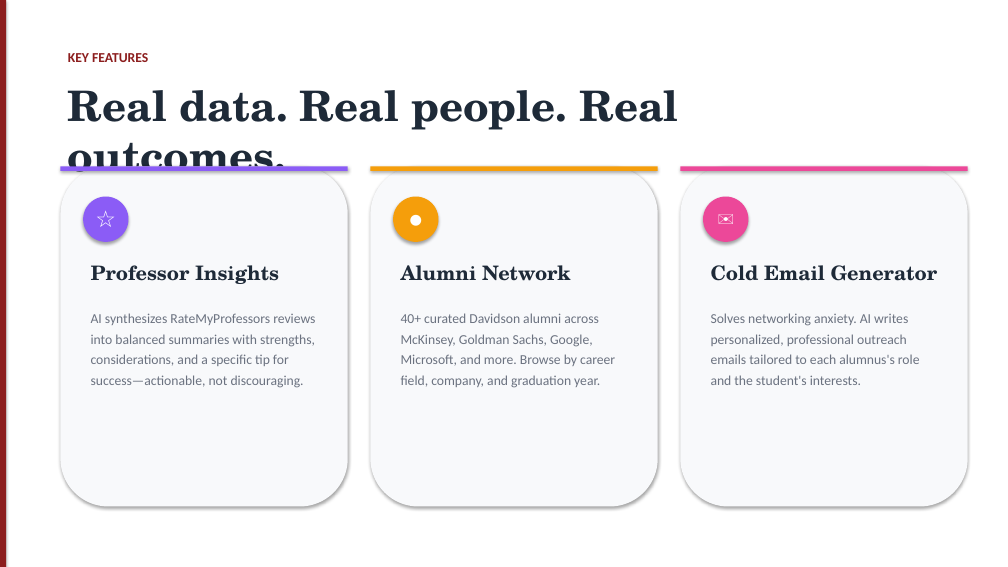
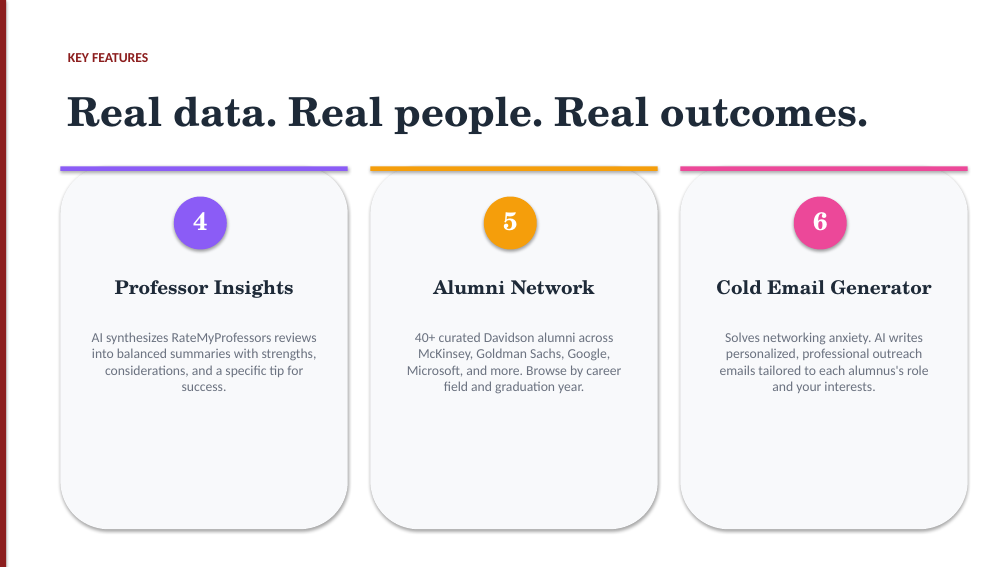
Before and after one commit to Hades-c/MakeItSo, a slide deck: slide 5 of MakeItSo_Pitch_Deck.pptx. Drawn at 1008x567 pixels with LibreOffice and Linux fonts; fonts in the diff are those of the drawing. Boxes give left, top, right and bottom in pixels: in the first picture for what was removed or moved away, otherwise in the second. Text is boxed around its words. In the diff, an @@ line names an element or a change of style, - is before the commit and + after.

```diff
--- a/MakeItSo_Pitch_Deck.pptx
+++ b/MakeItSo_Pitch_Deck.pptx
@@ text "Real data. Real people. Real ..." at [68,96,869,134]: size 40 to 38 pt; line spacing 48pt to 1 @@
@@ rounded rectangle: place and size @@
-rounded rectangle at [60,166,348,507]
+rounded rectangle at [60,166,348,529]
@@ rounded rectangle: place and size @@
-rounded rectangle at [371,166,658,507]
+rounded rectangle at [371,166,658,529]
@@ rounded rectangle: place and size @@
-rounded rectangle at [681,166,968,507]
+rounded rectangle at [681,166,968,529]
@@ ellipse: place and size @@
-ellipse at [83,197,129,242]
+ellipse at [174,197,227,250]
@@ ellipse: place and size @@
-ellipse at [393,197,439,242]
+ellipse at [484,197,537,250]
@@ ellipse: place and size @@
-ellipse at [703,197,749,242]
+ellipse at [794,197,847,250]
@@ text at [193,212,207,230]: text changed; size 22 to 24 pt; font Calibri to TeX Gyre Schola @@
-☆
+4
@@ text at [503,212,517,231]: text changed; size 22 to 24 pt; font Calibri to TeX Gyre Schola @@
-●
+5
@@ text at [813,212,827,231]: text changed; size 22 to 24 pt; font Calibri to TeX Gyre Schola @@
-✉
+6
@@ 3 texts: place and size @@
-3 texts at [91,265,938,284]
+3 texts at [115,280,931,298]
@@ size 19 to 18 pt; alignment left to centre; line spacing 22.8pt to 1 in 3 elements at [115,280,294,298], [433,280,595,295], [716,280,931,295] @@
@@ text at [92,332,317,391]: text changed @@
-AI synthesizes RateMyProfessors reviews into balanced summaries with strengths, considerations, and a specific tip for success—actionable, not discouraging.
+AI synthesizes RateMyProfessors reviews into balanced summaries with strengths, considerations, and a specific tip for success.
@@ text at [407,332,621,394]: text changed @@
-40+ curated Davidson alumni across McKinsey, Goldman Sachs, Google, Microsoft, and more. Browse by career field, company, and graduation year.
+40+ curated Davidson alumni across McKinsey, Goldman Sachs, Google, Microsoft, and more. Browse by career field and graduation year.
@@ text at [720,332,929,393]: text changed @@
-Solves networking anxiety. AI writes personalized, professional outreach emails tailored to each alumnus's role and the student's interests.
+Solves networking anxiety. AI writes personalized, professional outreach emails tailored to each alumnus's role and your interests.
```
Also in this commit, not shown: 10 other slides changed, 1 other file.
